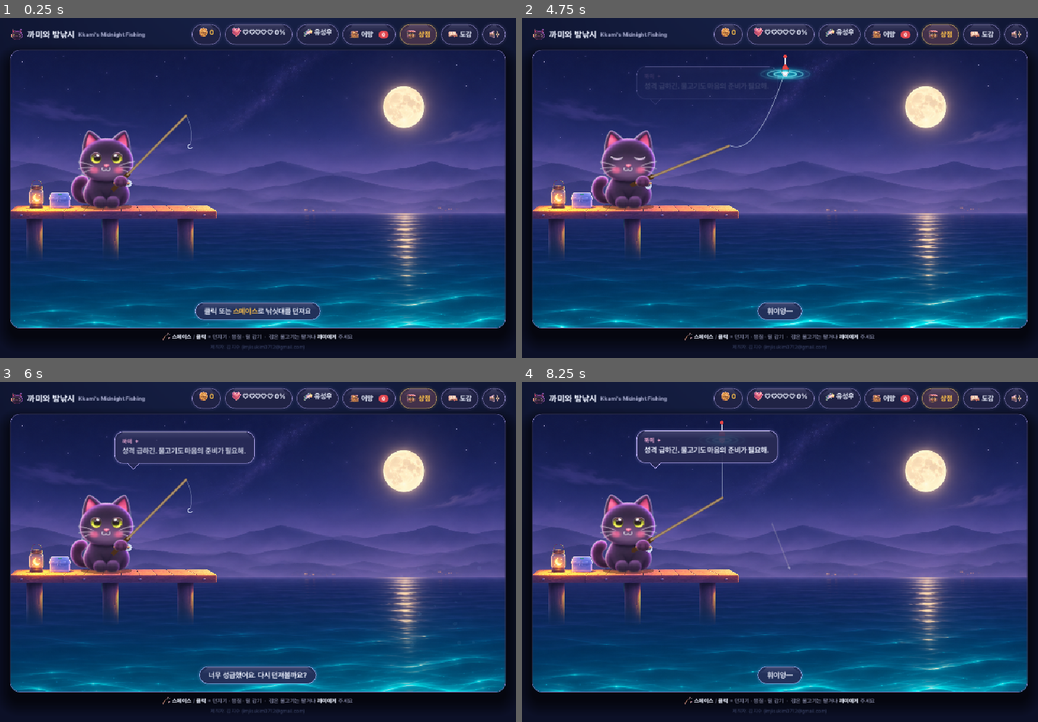
Above: before the commit, frames 1-4 (two rows, left to right).
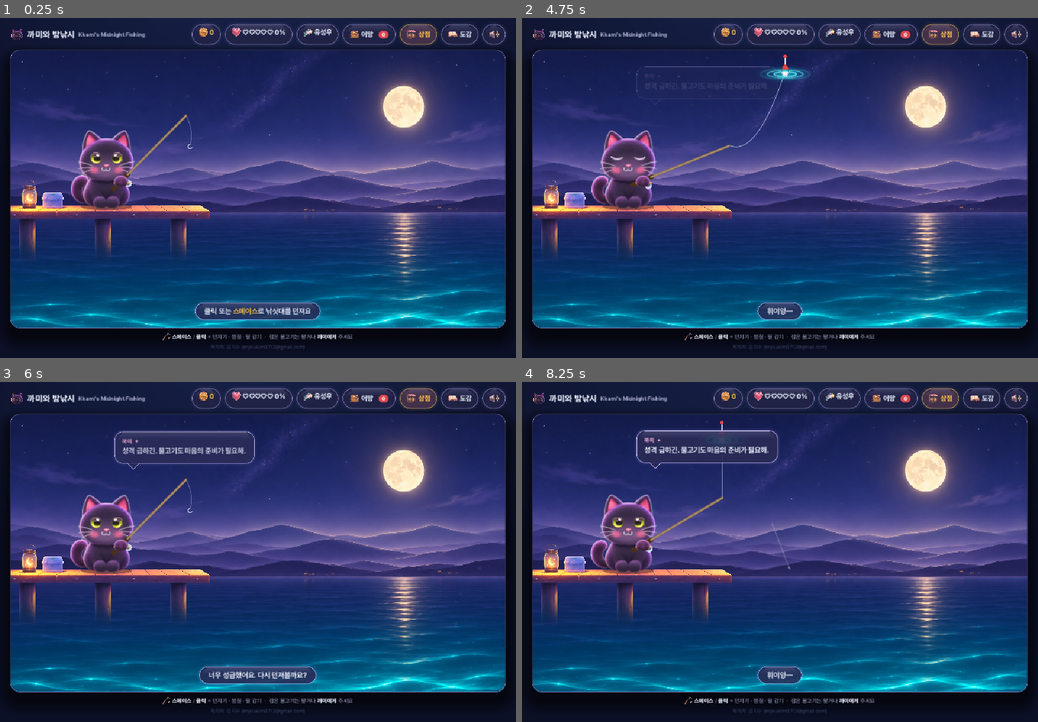
Above: after the commit, the same moments.

Repository: imjisukim0712-bit/Cat-Fishing
Game: Godot game, scene res://scenes/main.tscn
The game is run twice, just before and just after one commit, with the same random seed, the same clock (stepped at 60 frames per second) and the same inputs.
Inputs (mouse positions are in pixels of both pictures, inside the frame that each line leads up to):
- Up to frame 1 (0.25 s): no input
- Up to frame 2 (4.75 s): tap Enter at 0.5, 0.6 s; move the mouse to (893, 171) at 0.52 s; hold D 0.53-1.25 s; click (893, 171) at 0.67 s; tap Space at 0.77, 4.52 s; drag from (676, 205) to (754, 256) at 1.27 s; move the mouse to (831, 113) at 2.02 s; hold D 2.03-2.75 s; tap C at 2.1 s; click "어망" at 2.75 s; drag from (754, 256) to (625, 137) at 3.52 s; move the mouse to (934, 239) at 4.27 s; hold S from 4.28 s (still down); tap Keypad Enter at 4.35 s
- Up to frame 3 (6 s): release S at 5 s; drag from (103, 501) to (180, 467) at 5.02 s; move the mouse to (283, 552) at 5.77 s; hold S from 5.78 s (still down); tap Enter at 5.85 s; click (283, 552) at 5.92 s
- Up to frame 4 (8.25 s): release S at 6.5 s; drag from (702, 467) to (676, 569) at 6.52 s; move the mouse to (893, 535) at 7.27 s; hold D 7.28-8 s; tap C at 7.35 s; tap Space at 7.52 s; drag from (676, 569) to (754, 620) at 8.02 s

The runs differ from the first frame. In frame 1, 9.8% of the frame differs, in the area x 2-98%, y 11-92%; in frame 2, 10%; in frame 3, 9.8%; in frame 4, 10%.

Commit message:
Extend pier off-screen, rework sea motion, separate far mountains
- Pier: crop the chamfered left end cap of the pier sprite (region
  rect) so the deck continues past the screen edge; lantern/box glow
  positions follow via PIER_SHIFT.
- Sea: replace the two-phase crossfade (which ghosted) with a
  seamless runtime noise normal map flowing in one direction on a
  perspective water plane; it refracts the painted sea (stronger near
  the viewer) and adds moon-facing wave highlights, so the painted
  waves visibly move without doubling.
- Backdrop: repainted mountains (Codex edit) with darker near ranges,
  lighter far ranges, moonlit ridge rims and mist bands so they read
  clearly against the sky; sky, moon, horizon and sea unchanged.

Selftest 30/30; web build verified. Rebuilt play/.

Co-Authored-By: Claude Opus 5.5 <noreply@anthropic.com>
Claude-Session: https://claude.ai/code/session_018P3p2Mzt546YvsHAaNYGJm

Diff:
--- a/godot/scripts/stage.gd
+++ b/godot/scripts/stage.gd
@@ -18,11 +18,26 @@
 	backdrop_mat = ShaderMaterial.new()
 	backdrop_mat.shader = load("res://shaders/backdrop_water.gdshader")
 	backdrop.material = backdrop_mat
+	# 바다 굴절용 물결 노멀맵: 이음매 없는 노이즈 (런타임 생성, 별도 파일 불필요)
+	var noise := FastNoiseLite.new()
+	noise.noise_type = FastNoiseLite.TYPE_SIMPLEX_SMOOTH
+	noise.frequency = 0.012
+	noise.fractal_octaves = 3
+	var wave := NoiseTexture2D.new()
+	wave.width = 256; wave.height = 256
+	wave.seamless = true
+	wave.as_normal_map = true
+	wave.bump_strength = 6.0
+	wave.generate_mipmaps = true
+	wave.noise = noise
+	backdrop_mat.set_shader_parameter("wave_normal", wave)
 	add_child(backdrop)
 	pier = Sprite2D.new()
 	pier.texture = load("res://assets/art/pier.png")
 	pier.centered = false
 	pier.scale = Vector2.ONE * PIER_SCALE
+	pier.region_enabled = true
+	pier.region_rect = Rect2(PIER_CUT, 0, 1869 - PIER_CUT, 740)
 	var pier_material := ShaderMaterial.new()
 	pier_material.shader = load("res://shaders/pier_water.gdshader")
 	pier_material.set_shader_parameter("water_uv", (WATER - PIER_TOP) / (740 * PIER_SCALE))
--- a/godot/scripts/stage_draw.gd
+++ b/godot/scripts/stage_draw.gd
@@ -3,6 +3,9 @@
 ## 부두 그림 배치: 폭 400px (약한 캐스팅 최소 지점 x=400 과 겹치지 않는 최대 폭)
 const PIER_SCALE := 400.0 / 1869.0
 const PIER_TOP := 318.0 - 16.0 - 232.0 * PIER_SCALE
+## 그림 왼쪽 끝마구리(모서리 깎인 부분)를 잘라내 부두가 화면 밖으로 이어지는 것처럼 보이게
+const PIER_CUT := 64.0
+const PIER_SHIFT := -PIER_CUT * PIER_SCALE   # 잘라낸 만큼 그림 속 위치가 왼쪽으로 이동
 
 
 const W := 960.0
--- a/godot/scripts/stage_props.gd
+++ b/godot/scripts/stage_props.gd
@@ -10,12 +10,12 @@
 func _draw() -> void:
 	_base = get_parent()._base
 	xf()
-	var lantern := Vector2(237 * PIER_SCALE, PIER_TOP + 150 * PIER_SCALE)
+	var lantern := Vector2(237 * PIER_SCALE + PIER_SHIFT, PIER_TOP + 150 * PIER_SCALE)
 	var flicker := .16 + sin(Game.clock * 3.1) * .025 + sin(Game.clock * 5.7) * .015
 	glow(lantern.x, lantern.y, 24, 30, c("#ffc778", flicker))
 	glow(lantern.x, WATER - 16, 47, 5, c("#ffc778", flicker * .7))
 	if not Game.S.creel.is_empty():
-		var box := Vector2(449 * PIER_SCALE, PIER_TOP + 182 * PIER_SCALE)
+		var box := Vector2(449 * PIER_SCALE + PIER_SHIFT, PIER_TOP + 182 * PIER_SCALE)
 		glow(box.x, box.y + 5, 15, 9, c("#64eee9", .38))
 		fill_ell(box.x - 1, box.y + 6, 5, 2, c("#b7fff4", .7))
 		draw_colored_polygon(PackedVector2Array([box + Vector2(3, 6), box + Vector2(7, 3), box + Vector2(7, 9)]), c("#b7fff4", .6))
--- a/godot/shaders/backdrop_water.gdshader
+++ b/godot/shaders/backdrop_water.gdshader
@@ -1,24 +1,22 @@
 shader_type canvas_item;
-// 배경 그림의 바다 자체를 '한 방향으로 흘러가게' 하는 셰이더 (플로우맵 방식).
-// 같은 바다 그림을 흐름 방향(수평선 → 보는 사람, 살짝 오른쪽)으로 시간차를 두고 두 번 읽어
-// 서로 교차시키며 섞는다. 그러면 그려진 물결 모양이 끊김 없이 계속 밀려오는 것처럼 보인다.
-// 이동량은 원근에 맞춘다: 먼 물은 느리게, 가까운 물은 빠르게. 하늘·산(수평선 위)은 그대로.
+// 배경 그림의 바다를 살아 움직이게 하는 셰이더.
+// 이음매 없는 물결 노멀맵(노이즈)을 '원근이 적용된 수면 좌표'에 깔고, 한 방향(수평선 → 보는 사람,
+// 살짝 오른쪽)으로 흘린다. 그 노멀로 그림을 굴절시키고(물결이 일렁임), 노멀이 달 쪽을 향할 때
+// 반짝임을 더한다(움직이는 물결 하이라이트). 두 장면을 섞지 않으므로 겹쳐 보이는 현상이 없다.
+// 하늘·산(수평선 위)은 그대로 둔다.
 
-uniform float horizon = 0.5823;     // 그림에서 수평선 높이 (548 / 941)
-uniform float strength = 1.0;       // 날씨(폭풍·만조)에 따라 흐름을 빠르게
-uniform float cycle = 3.2;          // 한 번 흘러가는 주기(초)
-uniform float travel = 0.11;        // 한 주기 동안 깊이 방향으로 흘러오는 양
-uniform float drift = 0.010;        // 한 주기 동안 오른쪽으로 흐르는 양
+uniform float horizon = 0.5823;          // 그림에서 수평선 높이 (548 / 941)
+uniform float moon_x = 0.794;            // 달빛 기둥 가로 위치 (1327 / 1672)
+uniform float strength = 1.0;            // 날씨(폭풍·만조)에 따라 크고 빠르게
+uniform sampler2D wave_normal : repeat_enable, filter_linear_mipmap;   // 이음매 없는 물결 노멀맵
+uniform float speed = 0.22;              // 물결이 밀려오는 속도 (수면 좌표/초)
+uniform float side = 0.05;               // 오른쪽으로 흐르는 정도
 
-float z_of(float d) { return 1.0 / (d + 0.12); }          // 원근 깊이 (수평선 쪽이 큼)
-float d_of(float z) { return 1.0 / z - 0.12; }
-
-vec4 sample_flow(sampler2D tex, vec2 uv, float d, float k) {
-	// k(0~1) 만큼 흘러온 상태: 지금 이 자리에는 '조금 더 먼 곳'에 있던 물이 와 있다
-	float z = z_of(d) + travel * k * strength;
-	float ds = max(d_of(z), 0.004);
-	vec2 s = vec2(uv.x - drift * k * strength * (0.3 + d), horizon + ds * (1.0 - horizon));
-	return texture(tex, s);
+vec2 wave(vec2 p, float t) {
+	// 같은 방향으로 흐르는 두 겹(큰 물결 + 잔물결). 속도만 다르고 방향은 같다.
+	vec2 n1 = texture(wave_normal, p * 0.55 + vec2(side, 1.0) * t * speed).rg * 2.0 - 1.0;
+	vec2 n2 = texture(wave_normal, p * 1.7 + vec2(side, 1.0) * t * speed * 1.6 + vec2(0.37, 0.11)).rg * 2.0 - 1.0;
+	return n1 * 0.65 + n2 * 0.35;
 }
 
 void fragment() {
@@ -26,13 +24,28 @@
 	if (uv.y <= horizon) {
 		COLOR = texture(TEXTURE, uv);
 	} else {
+		float t = TIME * (0.6 + 0.4 * strength);
 		float d = clamp((uv.y - horizon) / (1.0 - horizon), 0.0, 1.0);   // 0 = 수평선, 1 = 맨 아래
-		float t = TIME * strength / cycle;
-		float p0 = fract(t);
-		float p1 = fract(t + 0.5);
-		vec4 a = sample_flow(TEXTURE, uv, d, p0);
-		vec4 b = sample_flow(TEXTURE, uv, d, p1);
-		float mixk = abs(0.5 - p0) * 2.0;          // a 가 처음으로 돌아가는 순간엔 b 만 보이게
-		COLOR = mix(a, b, mixk);
+		float z = 1.0 / (d + 0.10);                                     // 원근 깊이 (멀수록 큼)
+		// 원근 수면 좌표: 멀수록 가로로 넓게(작게 보임), 깊이 방향은 z. 흐름은 z 가 줄어드는 쪽(보는 사람 쪽).
+		vec2 p = vec2((uv.x - 0.5) * z * 1.6, z * 0.9);
+		vec2 n = wave(p, t);
+
+		// 굴절: 가까울수록 크게 일렁임 (수평선 근처는 거의 0)
+		float amp = mix(0.0008, 0.010, smoothstep(0.0, 1.0, d)) * strength;
+		vec2 s = uv + n * amp * vec2(0.6, 1.0);
+		s.y = max(s.y, horizon + 0.002);
+		vec4 col = texture(TEXTURE, s);
+
+		// 물결 하이라이트: 노멀이 달 쪽(오른쪽 위)을 향할 때. 그림이 밝은 곳(달빛 기둥, 아래쪽 발광)일수록 강하게.
+		vec2 to_moon = normalize(vec2((moon_x - uv.x) * 1.4, -1.0));
+		float facing = max(dot(normalize(n + vec2(0.0001)), to_moon), 0.0);
+		float spec = pow(facing, 10.0) * smoothstep(0.15, 0.9, length(n));
+		float lum = dot(col.rgb, vec3(0.3, 0.5, 0.2));
+		float column = exp(-pow((uv.x - moon_x) / 0.035, 2.0));
+		vec3 moon_tint = vec3(1.0, 0.9, 0.7);
+		vec3 sea_tint = vec3(0.55, 1.0, 1.0);
+		col.rgb += spec * (column * moon_tint * 0.55 + sea_tint * lum * (0.25 + 0.6 * d)) * (0.5 + 0.5 * strength);
+		COLOR = col;
 	}
 }
Binary file changed: godot/assets/art/backdrop.png
Not shown, changed: play/index.pck
